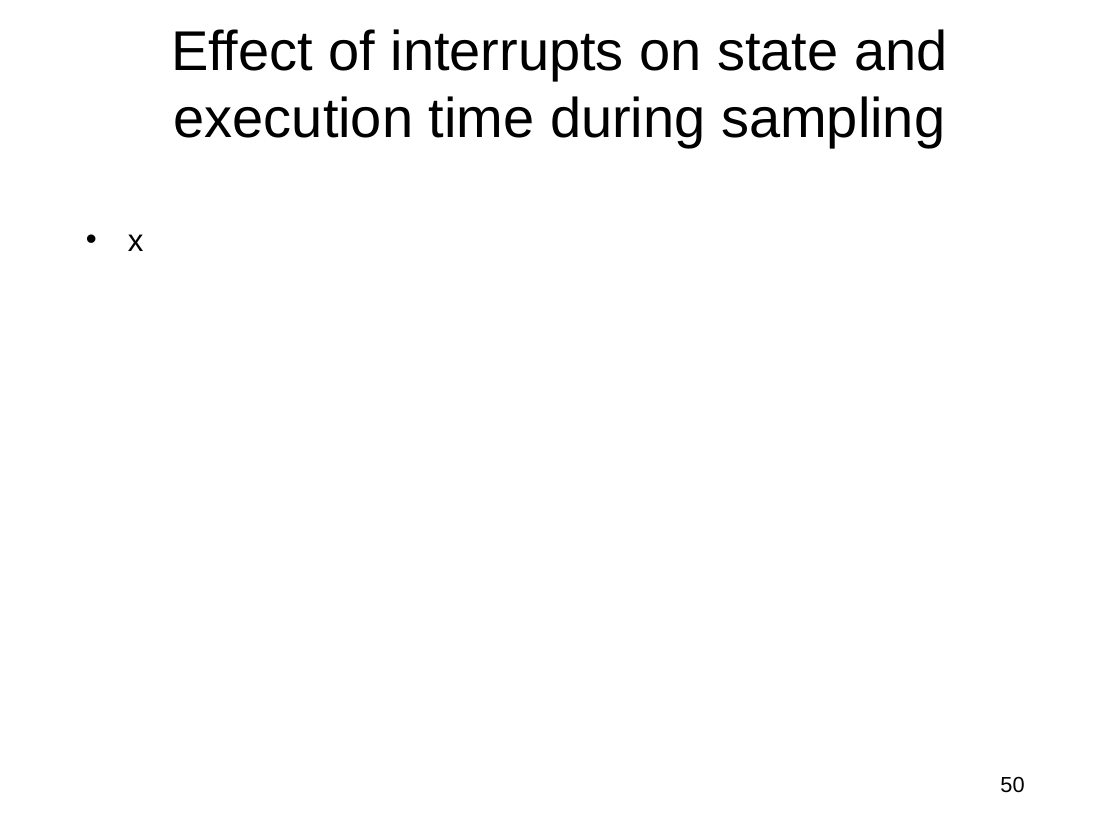
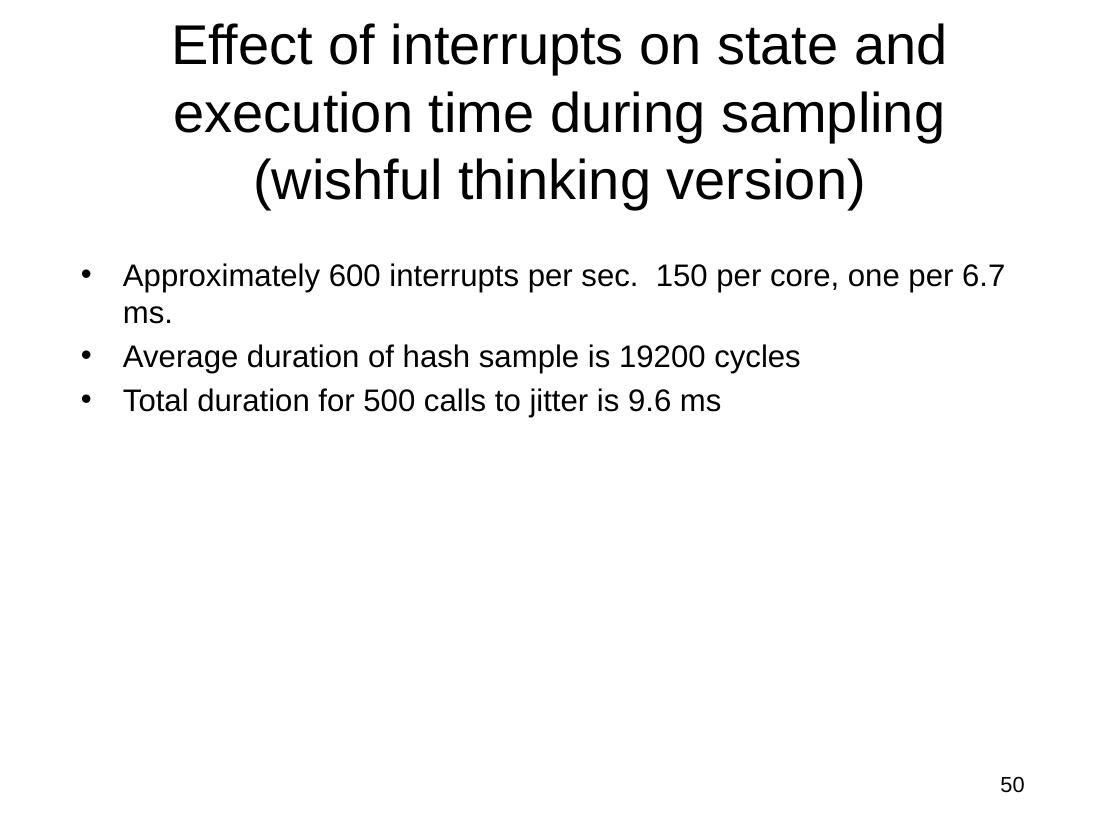
Before and after one commit to jlmucb/class_notes, a slide deck: slide 50 of BerkeleyClass/CS290Spring2013/Lectures/entropy_talk.pptx. Drawn at 1120x840 pixels with LibreOffice and Linux fonts; fonts in the diff are those of the drawing. Boxes give left, top, right and bottom in pixels: in the first picture for what was removed or moved away, otherwise in the second. Text is boxed around its words. In the diff, an @@ line names an element or a change of style, - is before the commit and + after.

```diff
--- a/BerkeleyClass/CS290Spring2013/Lectures/entropy_talk.pptx
+++ b/BerkeleyClass/CS290Spring2013/Lectures/entropy_talk.pptx
@@ title at [171, 23, 947, 209]: text changed @@
-Effect of interrupts on state and execution time during sampling
+Effect of interrupts on state and execution time during sampling (wishful thinking version)
@@ text at [123, 263, 1005, 417]: text changed @@
-• x
+• Approximately 600 interrupts per sec. 150 per core, one per 6.7 ms.
+• Average duration of hash sample is 19200 cycles
+• Total duration for 500 calls to jitter is 9.6 ms
```
Also in this commit, not shown: 3 other slides changed, 1 other file.
